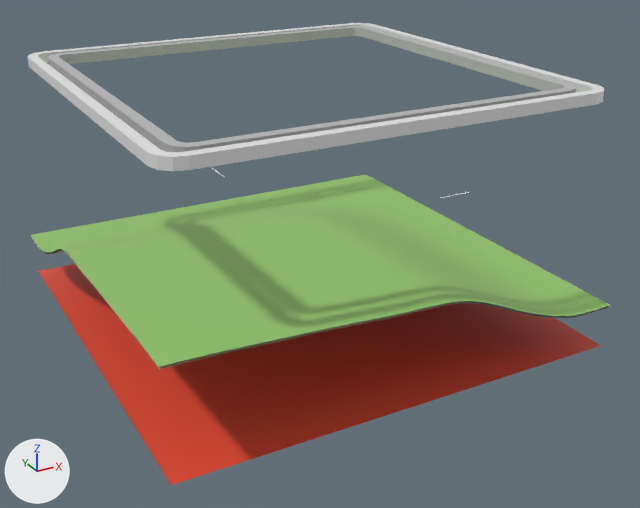
An edit to the Blender file blender/card-templates/0036-template.blend, drawn before and after from the same camera.
Before and after are seen from a camera (50 mm lens) standing at (-19.0, -37.1, 17.1) and looking at (0.5, -1.6, -0.6). The lights are fixed; the arrows at lower left show +X, +Y and +Z. Text is drawn in Blender's own font.

The first picture shows 'Grass', 'Print Lines', 'Sand'.
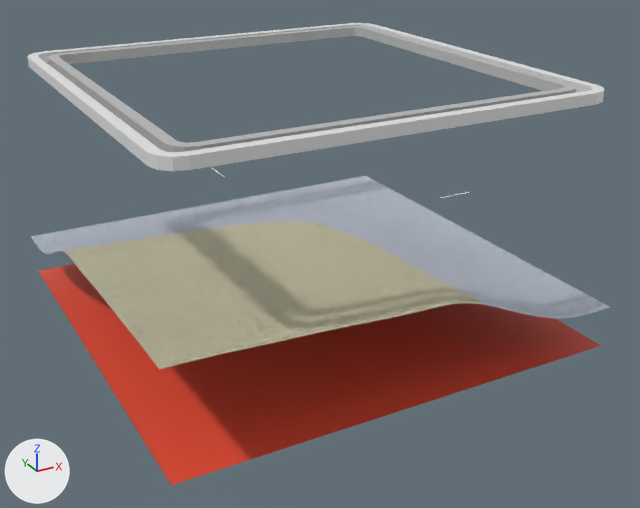
Where the newer file only moved an object's origin or applied its transform, the numbers keep the older frame.

What differs and where, as boxes (x1, y1, x2, y2) in the pictures (640 x 508 px):
'Grass', hidden (green)
    before: (31, 174, 610, 367)
'Sand', unchanged, uncovered by the edit
    before: (31, 236, 610, 369)
    after: (31, 176, 610, 369)

Patch to the scene script:
```diff
--- a/blender/card-templates/0036-template.blend.py
+++ b/blender/card-templates/0036-template.blend.py
@@ ob_grass @@
 ob_grass.scale = (11.0, 11.0, 11.0)
+ob_grass.hide_set(True)
```
